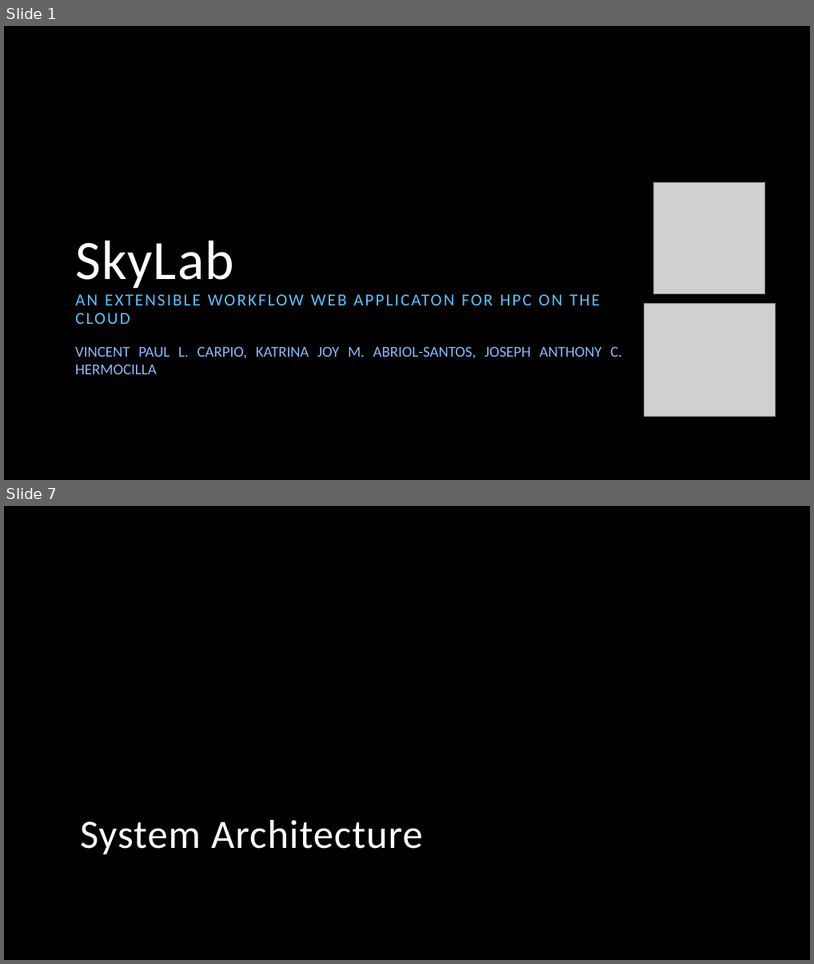
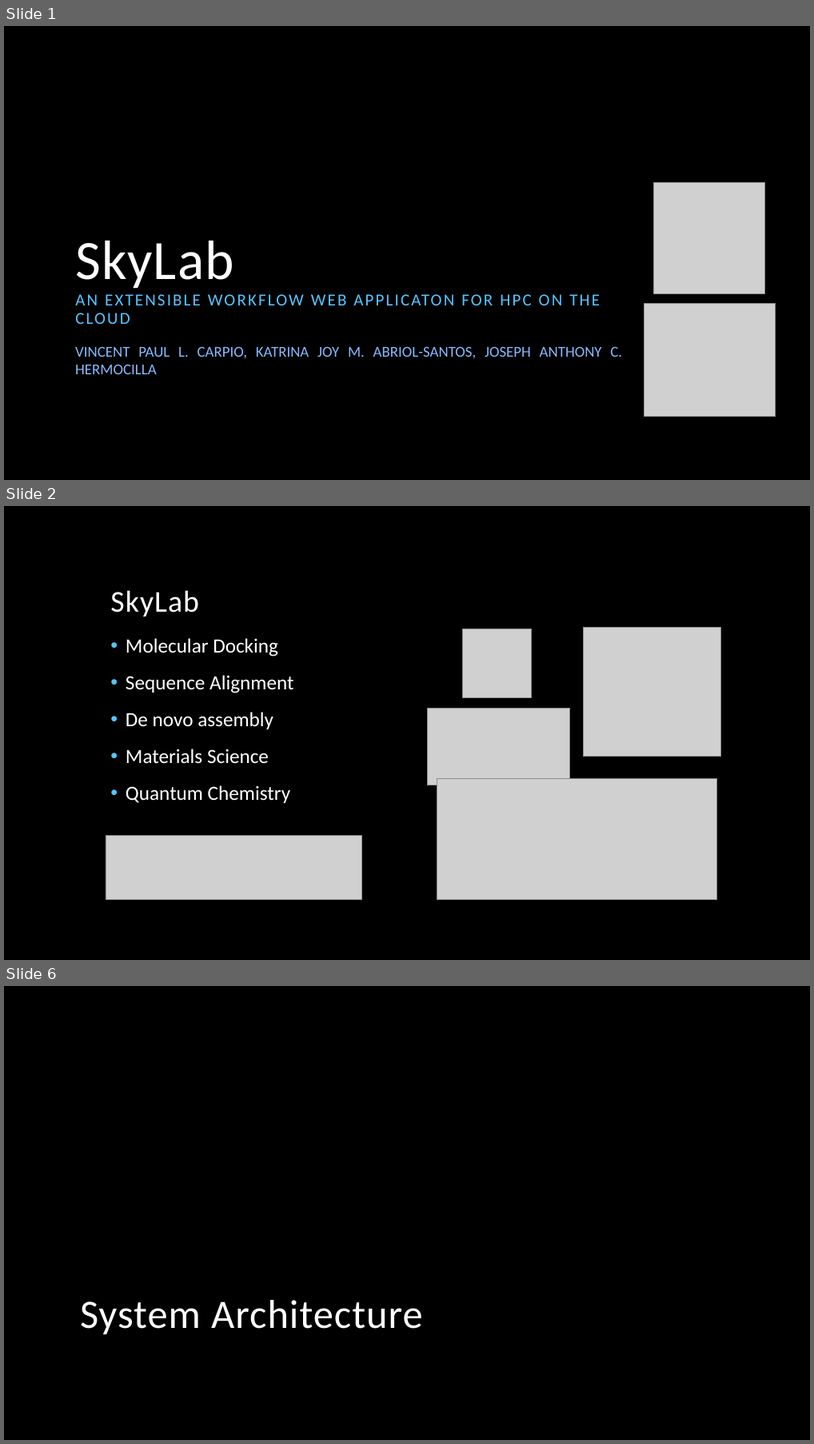
Before and after one commit to vincentpaul12/SkyLab-Files, a slide deck: pcsc_skylab.pptx. Shown one above the other, each under a label of ours: slides 1 and 7 before the commit, slides 1, 2 and 6 after it; the slides between them are not shown. The pictures are 814x964 and 814x1444 pixels, drawn with LibreOffice and Linux fonts; fonts in the diff are those of the drawing; grey boxes stand for pictures; background and template pictures are left out. Boxes give left, top, right and bottom in pixels: in the first picture for what was removed or moved away, otherwise in the second. Text is boxed around its words. In the diff, an @@ line names an element or a change of style, - is before the commit and + after.

```diff
--- a/pcsc_skylab.pptx
+++ b/pcsc_skylab.pptx
@@ slide 2 added at bbox=[4, 506, 810, 960], background picture (left out) @@
@@ title added at bbox=[110, 590, 199, 616], 36 pt, text #FFFFFF @@
+SkyLab
@@ text added at bbox=[126, 638, 294, 803], 24 pt, text #FFFFFF @@
+• Molecular Docking
+• Sequence Alignment
+• De novo assembly
+• Materials Science
+• Quantum Chemistry
@@ picture added at bbox=[462, 629, 531, 697] @@
@@ picture added at bbox=[583, 627, 721, 756] @@
@@ picture added at bbox=[427, 708, 570, 785] @@
@@ picture added at bbox=[437, 778, 717, 900] @@
@@ picture added at bbox=[106, 835, 362, 900] @@
@@ what was slide 7 is now slide 6 @@
```
Also in this commit, not shown: 11 slides changed, 2 slides removed.
